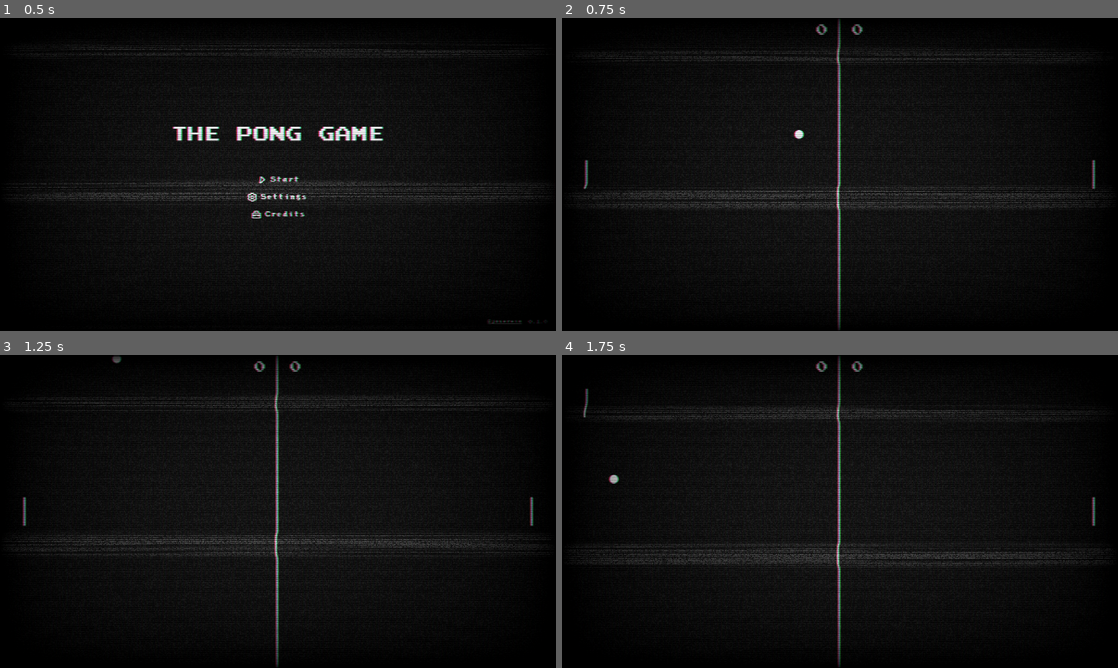
Above: before the commit, frames 1-4 (two rows, left to right).
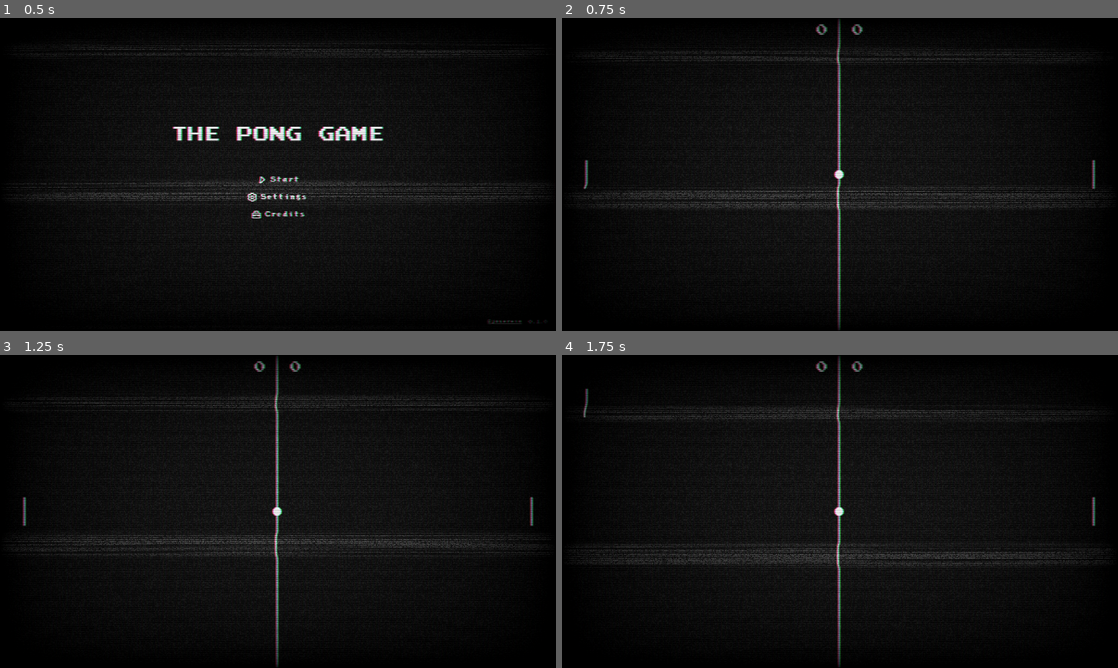
Above: after the commit, the same moments.

Repository: josereia/the_pong_game
Game: Godot game, scene res://scenes/main.tscn
The game is run twice, just before and just after one commit, with the same random seed, the same clock (stepped at 60 frames per second) and the same inputs.
Inputs:
- Up to frame 1 (0.5 s): no input
- Up to frame 2 (0.75 s): click "Start" at 0.5 s
- Up to frame 3 (1.25 s): no input
- Up to frame 4 (1.75 s): hold W (move_up_player_1) from 1.28 s (still down); tap Down (move_down_player_2) at 1.35 s; tap Up (move_up_player_2) at 1.55 s

Frame 1 is identical in both runs. In frame 2, less than 0.1% of the frame differs, in the area x 41-51%, y 35-52%; in frame 3, less than 0.1%; in frame 4, less than 0.1%.

Commit message:
feat: add player scores and its logic
Added goal and scores scenes
Logic: Increase the respective player's score when the ball crosses the opponent's boundary

Diff:
--- a/scenes/ball.tscn
+++ b/scenes/ball.tscn
@@ -5,7 +5,7 @@
 
 [sub_resource type="CircleShape2D" id="CircleShape2D_uq1qx"]
 
-[node name="Ball" type="Area2D"]
+[node name="Ball" type="Area2D" groups=["balls"]]
 script = ExtResource("1_2u5gx")
 
 [node name="Sprite2D" type="Sprite2D" parent="."]
@@ -14,4 +14,9 @@
 [node name="CollisionShape2D" type="CollisionShape2D" parent="."]
 shape = SubResource("CircleShape2D_uq1qx")
 
+[node name="Timer" type="Timer" parent="."]
+wait_time = 2.0
+one_shot = true
+
 [connection signal="body_entered" from="." to="." method="_on_body_entered"]
+[connection signal="timeout" from="Timer" to="." method="_on_timer_timeout"]
--- a/scenes/game.tscn
+++ b/scenes/game.tscn
@@ -1,17 +1,13 @@
-[gd_scene load_steps=8 format=3 uid="uid://txfe6lu6qwbq"]
+[gd_scene load_steps=7 format=3 uid="uid://txfe6lu6qwbq"]
 
-[ext_resource type="Script" path="res://scripts/game.gd" id="1_i31ni"]
+[ext_resource type="PackedScene" uid="uid://bofi8fswj1y78" path="res://scenes/scores.tscn" id="2_bwn6i"]
 [ext_resource type="Texture2D" uid="uid://b43o04vx3dc5v" path="res://assets/divider.png" id="2_c8wck"]
 [ext_resource type="PackedScene" uid="uid://cxuboleo6se35" path="res://scenes/ball.tscn" id="4_5pk5p"]
-[ext_resource type="Theme" uid="uid://cgyjt8d4iodac" path="res://styles/theme.tres" id="5_8a13n"]
+[ext_resource type="PackedScene" uid="uid://bdhtvh211bi0g" path="res://scenes/goal.tscn" id="5_fpddx"]
 [ext_resource type="PackedScene" uid="uid://bix3ro2o0sly3" path="res://scenes/player.tscn" id="5_snfdi"]
 [ext_resource type="Material" uid="uid://dmyja0dd5bxuc" path="res://materials/vhs_material.tres" id="6_owvj6"]
 
-[sub_resource type="RectangleShape2D" id="RectangleShape2D_xtmsu"]
-size = Vector2(20, 648)
-
 [node name="Game" type="Node2D"]
-script = ExtResource("1_i31ni")
 
 [node name="BackgroundColorRect" type="ColorRect" parent="."]
 offset_right = 1152.0
@@ -19,67 +15,30 @@
 mouse_filter = 2
 color = Color(0.0941176, 0.0941176, 0.0941176, 1)
 
-[node name="Scores" type="Control" parent="."]
-layout_mode = 3
-anchors_preset = 0
-offset_right = 1152.0
-offset_bottom = 50.0
-
-[node name="HBoxContainer" type="HBoxContainer" parent="Scores"]
-layout_mode = 0
-offset_right = 1152.0
-offset_bottom = 50.0
-theme_override_constants/separation = 50
-alignment = 1
-
-[node name="P1ScoreLabel" type="Label" parent="Scores/HBoxContainer"]
-layout_mode = 2
-size_flags_horizontal = 4
-tooltip_text = "Player 1 Score"
-mouse_filter = 0
-theme = ExtResource("5_8a13n")
-theme_override_font_sizes/font_size = 24
-text = "0"
-horizontal_alignment = 2
-vertical_alignment = 1
-
-[node name="P2ScoreLabel" type="Label" parent="Scores/HBoxContainer"]
-layout_mode = 2
-size_flags_horizontal = 4
-tooltip_text = "Player 2 Score"
-mouse_filter = 0
-theme = ExtResource("5_8a13n")
-theme_override_font_sizes/font_size = 24
-text = "0"
-vertical_alignment = 1
-
 [node name="Divider" type="Sprite2D" parent="."]
 position = Vector2(574, 324)
 texture = ExtResource("2_c8wck")
 
-[node name="Ball" parent="." instance=ExtResource("4_5pk5p")]
-position = Vector2(574, 324)
-scale = Vector2(1.01115, 0.987402)
+[node name="Scores" parent="." instance=ExtResource("2_bwn6i")]
+
+[node name="Goal1" parent="." instance=ExtResource("5_fpddx")]
+position = Vector2(10, 0)
+
+[node name="Goal2" parent="." instance=ExtResource("5_fpddx")]
+position = Vector2(1142, 0)
+type = 1
 
 [node name="Player1" parent="." instance=ExtResource("5_snfdi")]
 position = Vector2(50, 324)
+type = 0
 
 [node name="Player2" parent="." instance=ExtResource("5_snfdi")]
 position = Vector2(1102, 324)
 type = 1
 
-[node name="Player1Area" type="Area2D" parent="."]
-
-[node name="CollisionShape2D" type="CollisionShape2D" parent="Player1Area"]
-position = Vector2(10, 324)
-shape = SubResource("RectangleShape2D_xtmsu")
-
-[node name="Player2Area" type="Area2D" parent="."]
-position = Vector2(1132, 0)
-
-[node name="CollisionShape2D" type="CollisionShape2D" parent="Player2Area"]
-position = Vector2(10, 324)
-shape = SubResource("RectangleShape2D_xtmsu")
+[node name="Ball" parent="." instance=ExtResource("4_5pk5p")]
+position = Vector2(574, 324)
+scale = Vector2(1.01115, 0.987402)
 
 [node name="ShaderColorRect" type="ColorRect" parent="."]
 material = ExtResource("6_owvj6")
--- /dev/null
+++ b/scenes/goal.tscn
@@ -0,0 +1,17 @@
+[gd_scene load_steps=3 format=3 uid="uid://bdhtvh211bi0g"]
+
+[ext_resource type="Script" path="res://scripts/goal.gd" id="1_ugun8"]
+
+[sub_resource type="RectangleShape2D" id="RectangleShape2D_aq1qd"]
+size = Vector2(20, 648)
+
+[node name="Goal" type="Area2D"]
+scale = Vector2(1.02138, 1.00615)
+script = ExtResource("1_ugun8")
+type = null
+
+[node name="CollisionShape2D" type="CollisionShape2D" parent="."]
+position = Vector2(0, 324)
+shape = SubResource("RectangleShape2D_aq1qd")
+
+[connection signal="area_entered" from="." to="." method="_on_area_entered"]
--- /dev/null
+++ b/scenes/scores.tscn
@@ -0,0 +1,41 @@
+[gd_scene load_steps=3 format=3 uid="uid://bofi8fswj1y78"]
+
+[ext_resource type="Theme" uid="uid://cgyjt8d4iodac" path="res://styles/theme.tres" id="1_7dt5p"]
+[ext_resource type="Script" path="res://scripts/scores.gd" id="1_tful0"]
+
+[node name="Scores" type="Control"]
+layout_mode = 3
+anchors_preset = 15
+anchor_right = 1.0
+anchor_bottom = 1.0
+grow_horizontal = 2
+grow_vertical = 2
+script = ExtResource("1_tful0")
+
+[node name="HBoxContainer" type="HBoxContainer" parent="."]
+layout_mode = 0
+offset_right = 1152.0
+offset_bottom = 50.0
+theme_override_constants/separation = 50
+alignment = 1
+
+[node name="P1ScoreLabel" type="Label" parent="HBoxContainer"]
+layout_mode = 2
+size_flags_horizontal = 4
+tooltip_text = "Player 1 Score"
+mouse_filter = 0
+theme = ExtResource("1_7dt5p")
+theme_override_font_sizes/font_size = 24
+text = "0"
+horizontal_alignment = 2
+vertical_alignment = 1
+
+[node name="P2ScoreLabel" type="Label" parent="HBoxContainer"]
+layout_mode = 2
+size_flags_horizontal = 4
+tooltip_text = "Player 2 Score"
+mouse_filter = 0
+theme = ExtResource("1_7dt5p")
+theme_override_font_sizes/font_size = 24
+text = "0"
+vertical_alignment = 1
--- a/scripts/ball.gd
+++ b/scripts/ball.gd
@@ -6,14 +6,20 @@
 var positionn: Vector2 = Vector2(574, 324)
 
 func _ready() -> void:
-  set_direction()
-  position = positionn
+  reset_position()
 
 func _process(delta: float) -> void:
   move(delta)
 
+func reset_position() -> void:
+  $Timer.start()
+
+func _on_timer_timeout() -> void:
+  set_direction()
+  position = positionn
+
 func set_direction() -> void:
-  var values = [1, (-1)]
+  var values = [1, - 1]
   var x = values.pick_random()
   var y = values.pick_random()
 
@@ -23,8 +29,8 @@
   position += (direction * speed) * delta
 
   if position.y <= game_size[0] or position.y >= game_size[1]:
-    direction.y *= (-1)
+    direction.y *= - 1
 
 func _on_body_entered(body: Node2D) -> void:
   if body.is_in_group("players"):
-    direction.x *= (-1)
+    direction.x *= - 1
--- a/scripts/game.gd
+++ /dev/null
@@ -1,7 +0,0 @@
-extends Node2D
-
-func _ready() -> void:
-  pass
-
-func _process(delta: float) -> void:
-  pass
--- /dev/null
+++ b/scripts/goal.gd
@@ -0,0 +1,7 @@
+extends Area2D
+
+@export var type: Player.Type
+
+func _on_area_entered(_area: Area2D) -> void:
+	$"/root/Game/Scores".increase_score(type)
+	$"/root/Game/Ball".reset_position()
--- a/scripts/player.gd
+++ b/scripts/player.gd
@@ -1,7 +1,8 @@
 extends StaticBody2D
+class_name Player
 
 var speed: int = 500
-@export var type: Types
+@export var type: Type
 
 func _process(delta: float) -> void:
   move(delta)
@@ -9,9 +10,9 @@
 func move(delta: float) -> void:
   var new_position: float = speed * delta
 
-  if (type == Types.PLAYER1):
+  if (type == Type.PLAYER1):
     set_new_position("move_up_player_1", "move_down_player_1", new_position)
-  elif (type == Types.PLAYER2):
+  elif (type == Type.PLAYER2):
     set_new_position("move_up_player_2", "move_down_player_2", new_position)
 
 func set_new_position(up_action: String, down_action: String, new_position: float) -> void:
@@ -22,4 +23,4 @@
 
   position.y = clamp(position.y, 30, (648 - 30))
 
-enum Types {PLAYER1, PLAYER2}
+enum Type {PLAYER1, PLAYER2}
--- /dev/null
+++ b/scripts/scores.gd
@@ -0,0 +1,14 @@
+extends Control
+class_name Scores
+
+var p1_score: int = 0
+var p2_score: int = 0
+
+func increase_score(type: Player.Type) -> void:
+  if type == Player.Type.PLAYER1:
+    p2_score += 1
+  elif type == Player.Type.PLAYER2:
+    p1_score += 1
+
+  $HBoxContainer/P1ScoreLabel.text = str(p1_score)
+  $HBoxContainer/P2ScoreLabel.text = str(p2_score)
